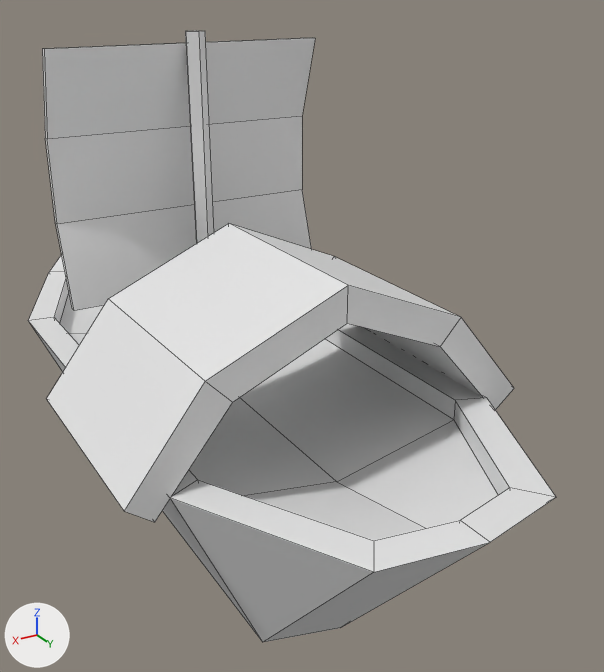
Two versions of the FBX model Assets/Models/Units/trade_boat.fbx, one commit apart.
The view is the same before and after, from a camera (50 mm lens) standing at (0.1011, 0.2204, 0.1279) and looking at (-0.0212, 0.0165, 0.026). Every picture has the same lights, and +X, +Y and +Z are marked at lower left. Mesh edges are drawn as thin lines. Where no turn or scale is listed for an object, it has been applied to the vertices.

Objects in the first picture: 'fishing_boat'.
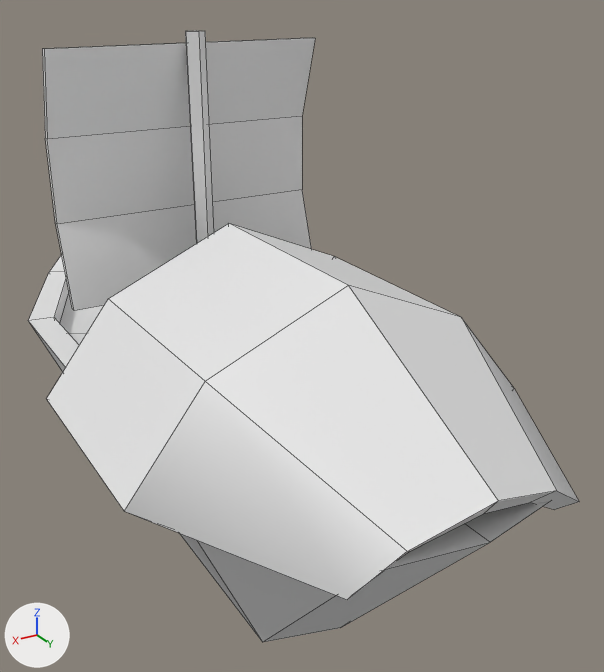
Where the change shows, as pixel boxes [x1, y1, x2, y2] in the pictures (604 x 672 px):
```json
{"object": "fishing_boat", "change": "reshaped", "before": [28, 31, 556, 642], "after": [28, 31, 579, 642]}
{"part": 1, "of": "me_mesh_001", "change": "built on", "before": [125, 286, 514, 522], "after": [125, 286, 579, 600]}
```

Scene script edits in JSON lines:
```json
{"block": "me_mesh_001", "where": "# used by ob_fishing_boat; location = (0.0, 0.0, 0.0)"}
{"op": "remove", "block": "me_mesh_001", "code": "me_mesh_001.from_pydata(...)  # 85 vertices, 81 faces; spans x -0.056..0.056, y -0.13..0.124, z -0.036..0.114"}
{"op": "add", "block": "me_mesh_001", "code": "me_mesh_001.from_pydata(...)  # 95 vertices, 91 faces; spans x -0.056..0.056, y -0.13..0.124, z -0.036..0.114"}
{"block": "me_mesh_001", "change": "me_mesh_001 part 1"}
{"block": "me_mesh_001", "change": "4 faces are deleted"}
{"block": "me_mesh_001", "change": "10 vertices are added at x -0.031..0.031, y 0.116..0.124, z 0.019..0.036"}
{"block": "me_mesh_001", "change": "14 new faces join them"}
```
